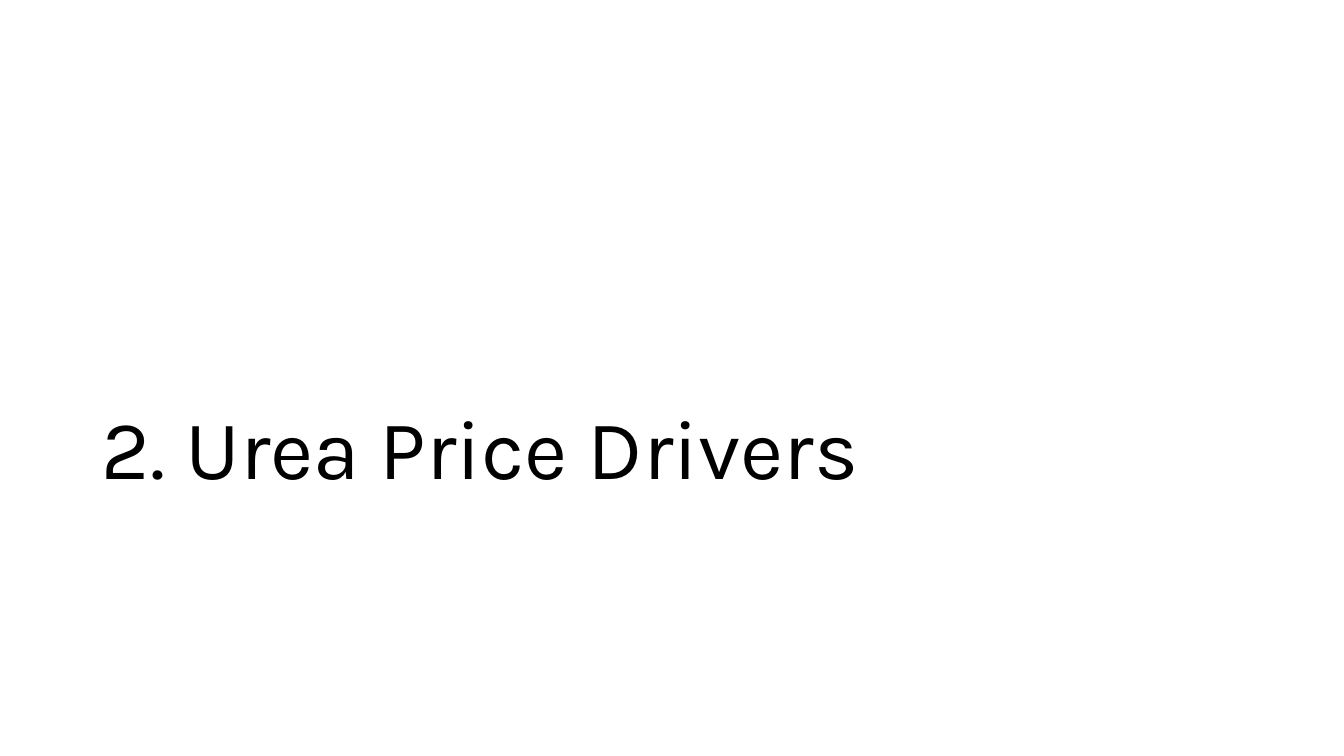
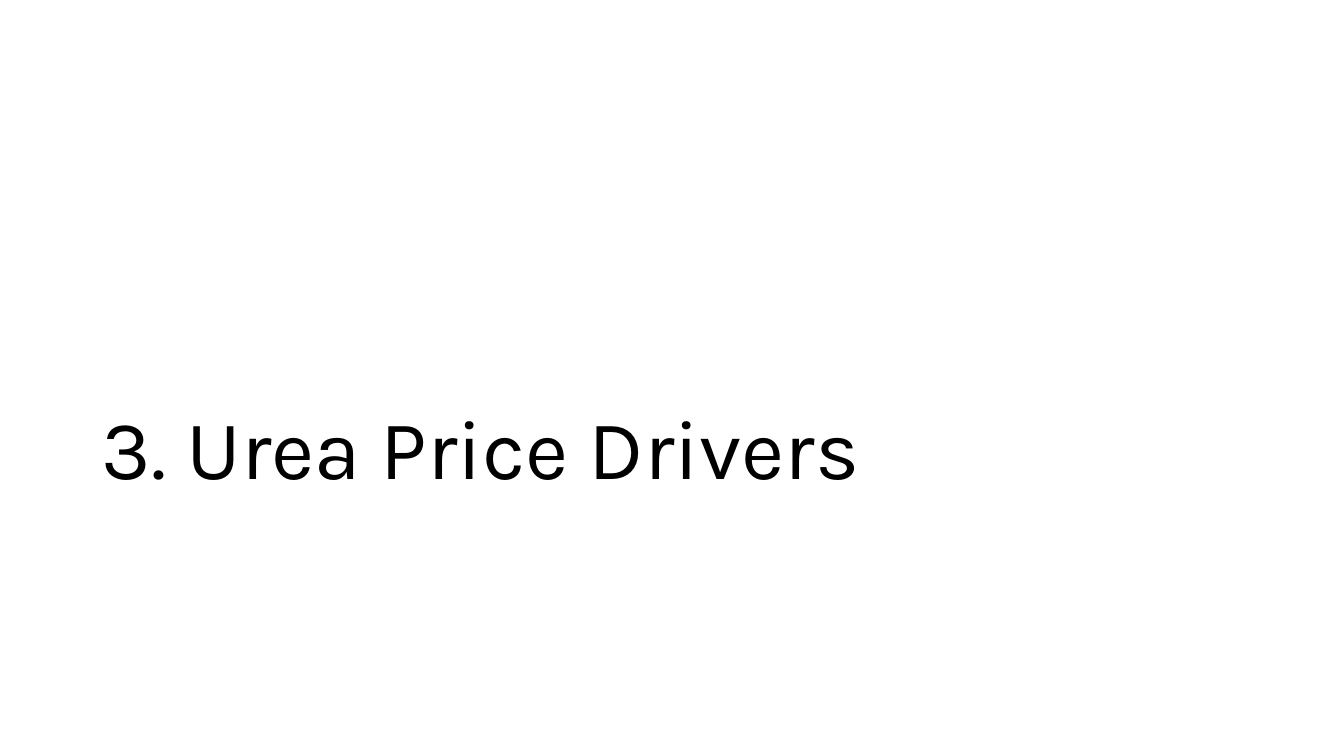
Before and after one commit to mahdi-ghafarian/time-series, a slide deck: slide 12 of borderland/2-urea/presentation/urea.pptx (slide 11 before the commit). Drawn at 1344x756 pixels with LibreOffice and Linux fonts; fonts in the diff are those of the drawing. Boxes give left, top, right and bottom in pixels: in the first picture for what was removed or moved away, otherwise in the second. Text is boxed around its words. In the diff, an @@ line names an element or a change of style, - is before the commit and + after.

```diff
--- a/borderland/2-urea/presentation/urea.pptx
+++ b/borderland/2-urea/presentation/urea.pptx
@@ title at box(102, 421, 860, 480): text changed @@
-2. Urea Price Drivers
+3. Urea Price Drivers
```
Also in this commit, not shown: 5 other slides changed, 1 slide added, 2 other files.
